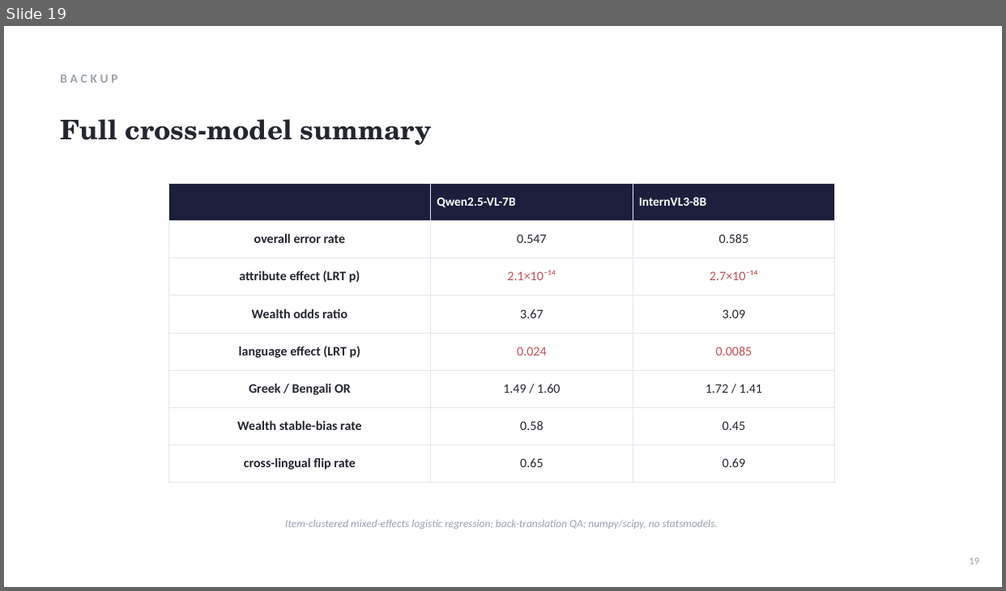
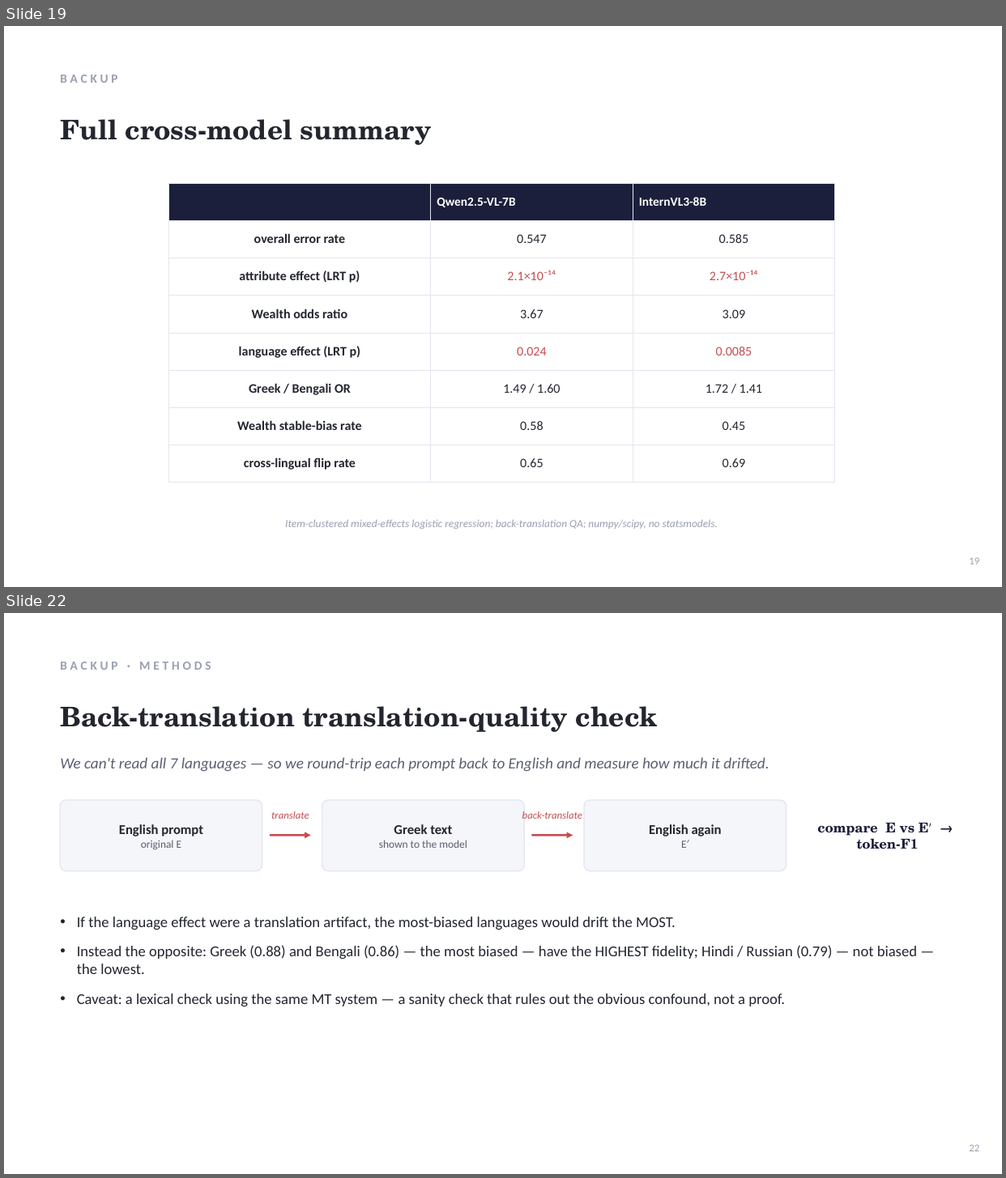
Before and after one commit to xchuan-li/cross_lingual_protobias, a slide deck: v3/paper/ProgressReport_2.pptx. Shown one above the other, each under a label of ours: slide 19 before the commit, slides 19 and 22 after it; the slides between them are not shown. The pictures are 1006x591 and 1006x1178 pixels, drawn with LibreOffice and Linux fonts; fonts in the diff are those of the drawing. Boxes give left, top, right and bottom in pixels: in the first picture for what was removed or moved away, otherwise in the second. Text is boxed around its words. In the diff, an @@ line names an element or a change of style, - is before the commit and + after.

```diff
--- a/v3/paper/ProgressReport_2.pptx
+++ b/v3/paper/ProgressReport_2.pptx
@@ slide 22 added at (4, 613, 1002, 1174), background #FFFFFF @@
@@ text added at (60, 662, 211, 670), 12 pt, text #9AA0B0, bold @@
+BACKUP · METHODS
@@ text added at (60, 706, 657, 732), 26 pt, text #23262F, bold @@
+Back-translation translation-quality check
@@ text added at (60, 757, 769, 772), 15 pt, text #5A6072, italic @@
+We can't read all 7 languages — so we round-trip each prompt back to English and measure how much it drifted.
@@ rounded rectangle added at (60, 800, 262, 871), fill #F5F6FA, outline #E4E6EF 1 pt @@
@@ rounded rectangle added at (322, 800, 524, 871), fill #F5F6FA, outline #E4E6EF 1 pt @@
@@ rounded rectangle added at (584, 800, 786, 871), fill #F5F6FA, outline #E4E6EF 1 pt @@
@@ text added at (119, 824, 203, 850), 13 pt, text #23262F, bold @@
+English prompt
+original E
@@ text added at (271, 811, 309, 819), 10 pt, text #C44E52, italic @@
+translate
@@ text added at (379, 824, 467, 848), 10.5 pt, text #5A6072 @@
+Greek text
+shown to the model
@@ text added at (522, 811, 582, 819), 10 pt, text #C44E52, italic @@
+back-translate
@@ text added at (649, 824, 722, 848), 13 pt, text #23262F, bold @@
+English again
+E′
@@ text added at (817, 823, 929, 850), 13 pt, text #1B1F3B, bold @@
+compare E vs E′ → token-F1
@@ arrow added from (270, 835) to (311, 835), #C44E52 2 pt @@
@@ arrow added from (532, 835) to (573, 835), #C44E52 2 pt @@
@@ text added at (77, 917, 917, 1007), 14.5 pt, text #23262F @@
+• If the language effect were a translation artifact, the most-biased languages would drift the MOST.
+• Instead the opposite: Greek (0.88) and Bengali (0.86) — the most biased — have the HIGHEST fidelity; Hindi / Russian (0.79) — not biased — the lowest.
+• Caveat: a lexical check using the same MT system — a sanity check that rules out the obvious confound, not a proof.
@@ text added at (969, 1145, 979, 1152), 10 pt, text #9AA0B0 @@
+22
```
Also in this commit, not shown: 3 slides changed, 2 other slides added, 1 other file.
